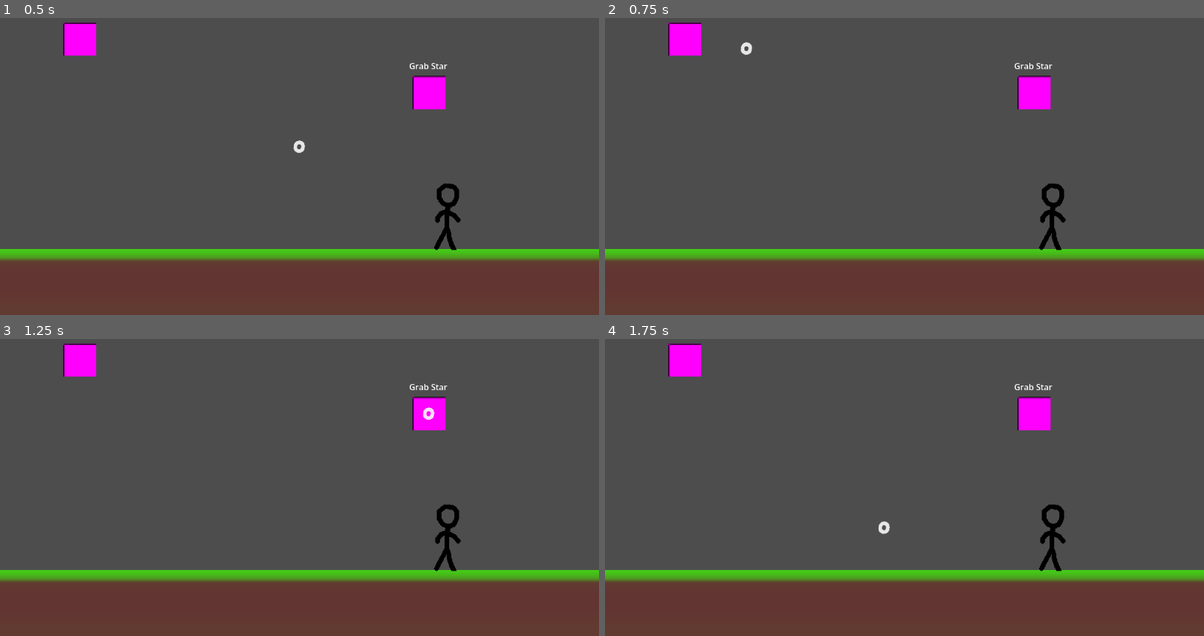
Above: before the commit, frames 1-4 (two rows, left to right).
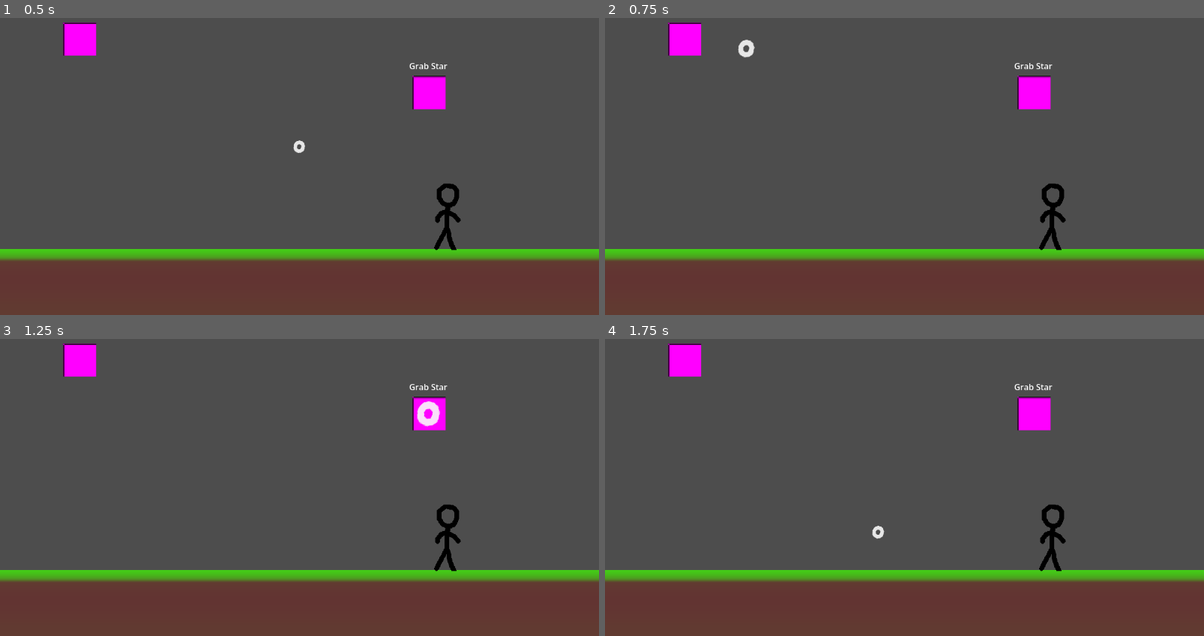
Above: after the commit, the same moments.

Repository: TheCubicCyborg/Starzan
Game: Godot game, scene res://Levels/mouse_test.tscn
Same seed, same stepped clock (60 frames per second), same inputs: the game is played once before the commit and once after it. This scene is started directly instead of the project's main scene.
Inputs (mouse positions are in pixels of both pictures, inside the frame that each line leads up to):
- Up to frame 1 (0.5 s): no input
- Up to frame 2 (0.75 s): tap Enter (ui_accept) at 0.5 s; drag from (682, 38) to (1036, 92) at 0.52 s
- Up to frame 3 (1.25 s): no input
- Up to frame 4 (1.75 s): drag from (1036, 413) to (874, 535) at 1.27 s

Frame 1 is identical in both runs. In frame 2, less than 0.1% of the frame differs, in the area x 22-26%, y 7-14%; in frame 3, 0.2%, in the area x 69-74%, y 20-30%; in frame 4, 0.1%.

Commit message:
war is over

Diff:
--- a/Entities/star_selector_area.gd
+++ b/Entities/star_selector_area.gd
@@ -1,6 +1,7 @@
 extends Area2D
 
 @export var star_selector_sprite: Sprite2D
+var base_selector_sprite_scale: Vector2
 @export var lerp_speed: float = 100.
 
 var star_in_range: Node2D
@@ -9,8 +10,11 @@
 var lerp_factor: float = 0.
 
 func _ready() -> void:
+	Input.mouse_mode = Input.MOUSE_MODE_HIDDEN
 	if not star_selector_sprite:
 		push_warning("continuing without custom cursor")
+	else:
+		base_selector_sprite_scale = star_selector_sprite.scale
 
 # Called every frame. 'delta' is the elapsed time since the previous frame.
 func _process(delta: float) -> void:
@@ -21,6 +25,10 @@
 	else:
 		star_selector_sprite.global_position = global_position
 
+func _input_event(viewport: Viewport, event: InputEvent, shape_idx: int) -> void:
+	if star_in_range and event is InputEventMouseButton:
+		if event.is_pressed():
+			print("im totally activating this star: %s" % star_in_range)
 
 func _notification(what: int) -> void:
 	match what:
@@ -68,6 +76,8 @@
 	_mouse_position_tween.set_trans(Tween.TRANS_QUART)
 	_mouse_position_tween.set_ease(Tween.EASE_OUT)
 	_mouse_position_tween.tween_property(self, "lerp_factor", 1., .5)
+	_mouse_position_tween.set_parallel()
+	_mouse_position_tween.tween_property(star_selector_sprite, "scale", 2 * base_selector_sprite_scale, .5)
 
 func star_exited():
 	if _mouse_position_tween:
@@ -76,3 +86,5 @@
 	_mouse_position_tween.set_trans(Tween.TRANS_QUART)
 	_mouse_position_tween.set_ease(Tween.EASE_OUT)
 	_mouse_position_tween.tween_property(self, "lerp_factor", 0., .5)
+	_mouse_position_tween.set_parallel()
+	_mouse_position_tween.tween_property(star_selector_sprite, "scale", base_selector_sprite_scale, .5)
--- a/Levels/mouse_test.tscn
+++ b/Levels/mouse_test.tscn
@@ -31,7 +31,7 @@
 height = 128.0
 
 [sub_resource type="CircleShape2D" id="CircleShape2D_ilwa7"]
-radius = 67.74
+radius = 20.0
 
 [node name="YankTestScene" type="Node2D" unique_id=161238367]
 
